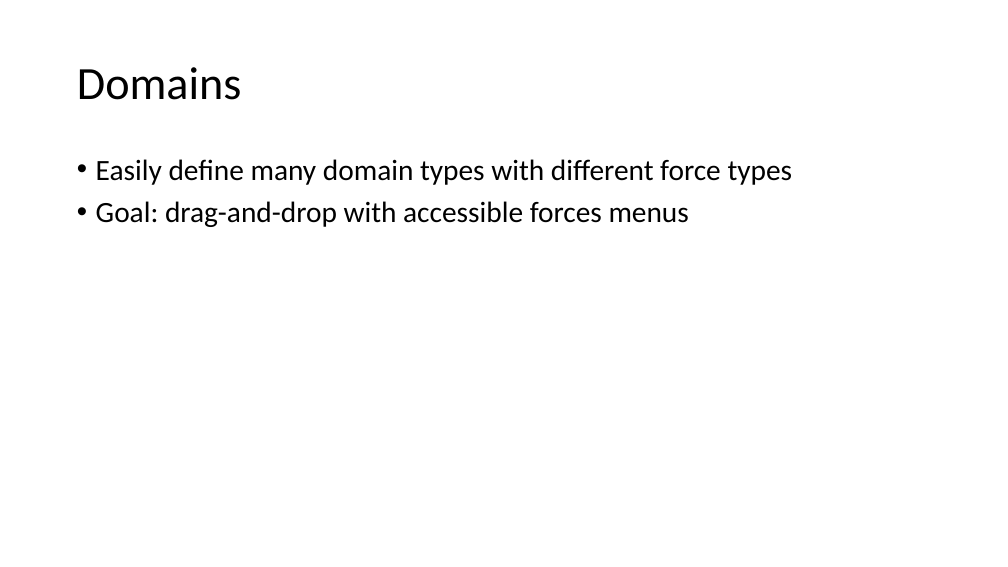
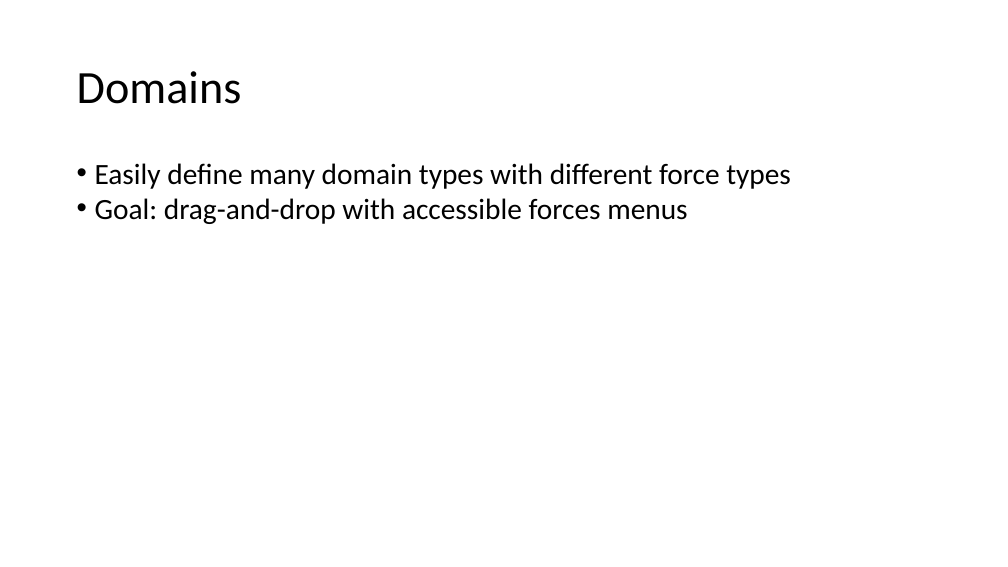
Before and after one commit to ofirENS/EpigenomeIntegrity, a slide deck: slide 5 of Documents/presentationParis7.pptx. Drawn at 1008x567 pixels with LibreOffice and Linux fonts; fonts in the diff are those of the drawing. Boxes give left, top, right and bottom in pixels: in the first picture for what was removed or moved away, otherwise in the second. Text is boxed around its words. In the diff, an @@ line names an element or a change of style, - is before the commit and + after.

```diff
--- a/Documents/presentationParis7.pptx
+++ b/Documents/presentationParis7.pptx
@@ text "Domains" at box(77, 71, 242, 104): line spacing 0.9 to 1 @@
@@ text "Easily define many domain types ..." at box(95, 163, 791, 224): indent changed; line spacing 0.9 to 1; less space between paragraphs @@
```
Also in this commit, not shown: 7 other slides changed, 1 other file.
